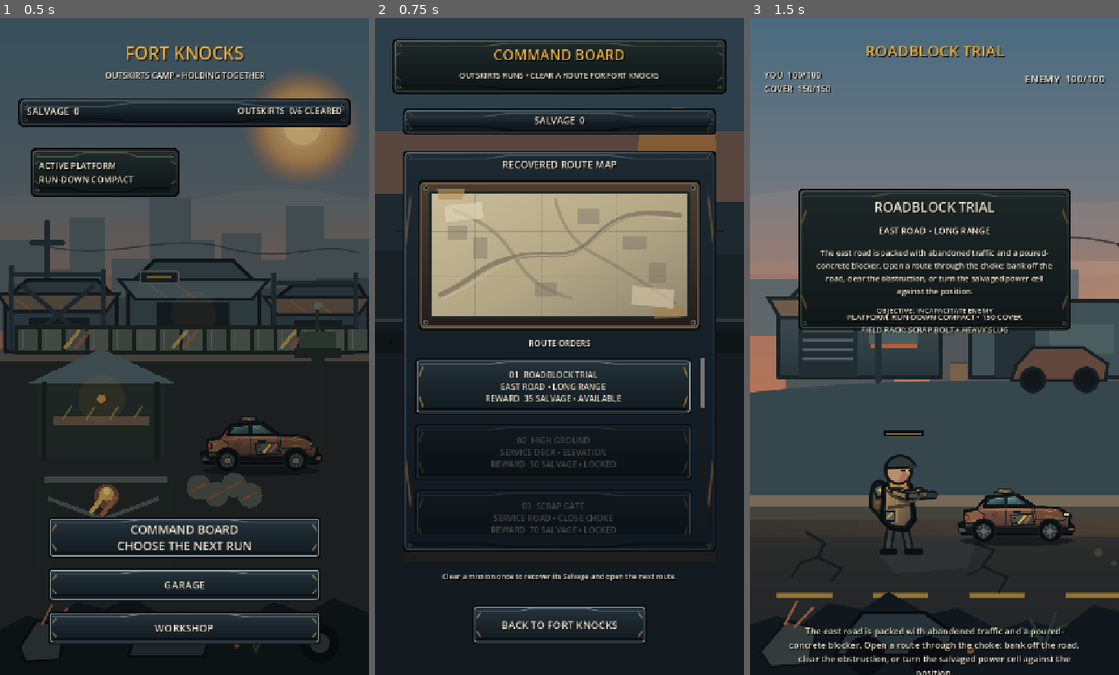
Above: before the commit, frames 1-3 (left to right).
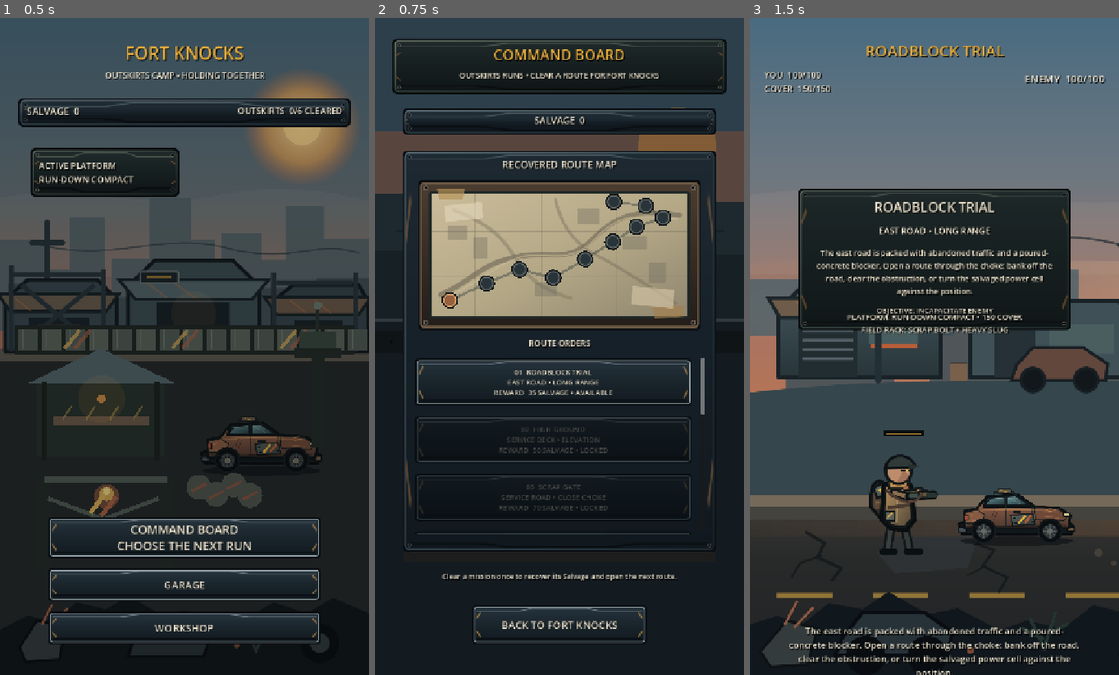
Above: after the commit, the same moments.

Repository: phantompixel-developer/FortKnocks
Game: Godot game, scene res://game/core/app.tscn
Same seed, same stepped clock (60 frames per second), same inputs: the game is played once before the commit and once after it.
Inputs:
- Up to frame 1 (0.5 s): no input
- Up to frame 2 (0.75 s): click "COMMAND BOARD CHOOSE THE NEXT…" at 0.5 s
- Up to frame 3 (1.5 s): click "01 ROADBLOCK TRIAL EAST ROAD …" at 1.25 s

Frame 1 is identical in both runs. In frame 2, 3.9% of the frame differs, in the area x 11-90%, y 26-79%; in frame 3, nothing differs.

Commit message:
style: drive Command Board route map from campaign state

Diff:
--- a/game/campaign/command_board.gd
+++ b/game/campaign/command_board.gd
@@ -9,6 +9,7 @@
 
 @onready var salvage_label: Label = $TopBar/SalvageLabel
 @onready var mission_list: VBoxContainer = $MissionPanel/MissionScroll/MissionList
+@onready var route_visual: CommandBoardVisual = $MissionPanel/RouteVisual
 @onready var back_button: Button = $BackButton
 
 var _snapshot: Dictionary = {}
@@ -39,14 +40,23 @@
 	salvage_label.text = "SALVAGE  %d" % int(inventory.get("salvage", 0))
 
 	var missions: Array[MissionDefinition] = EncounterCatalogScript.all()
+	var unlocked_count := 0
+	var completed_count := 0
+	for mission in missions:
+		if unlocked.has(mission.id):
+			unlocked_count += 1
+		if completed.has(mission.id):
+			completed_count += 1
+	route_visual.configure(missions.size(), unlocked_count, completed_count)
+
 	for index in range(missions.size()):
 		var mission: MissionDefinition = missions[index]
 		var is_unlocked := unlocked.has(mission.id)
 		var is_completed := completed.has(mission.id)
 
 		var button := Button.new()
-		button.custom_minimum_size = Vector2(0.0, 112.0)
-		button.add_theme_font_size_override("font_size", 16)
+		button.custom_minimum_size = Vector2(0.0, 96.0)
+		button.add_theme_font_size_override("font_size", 14)
 		button.disabled = not is_unlocked
 
 		var state := "LOCKED"
